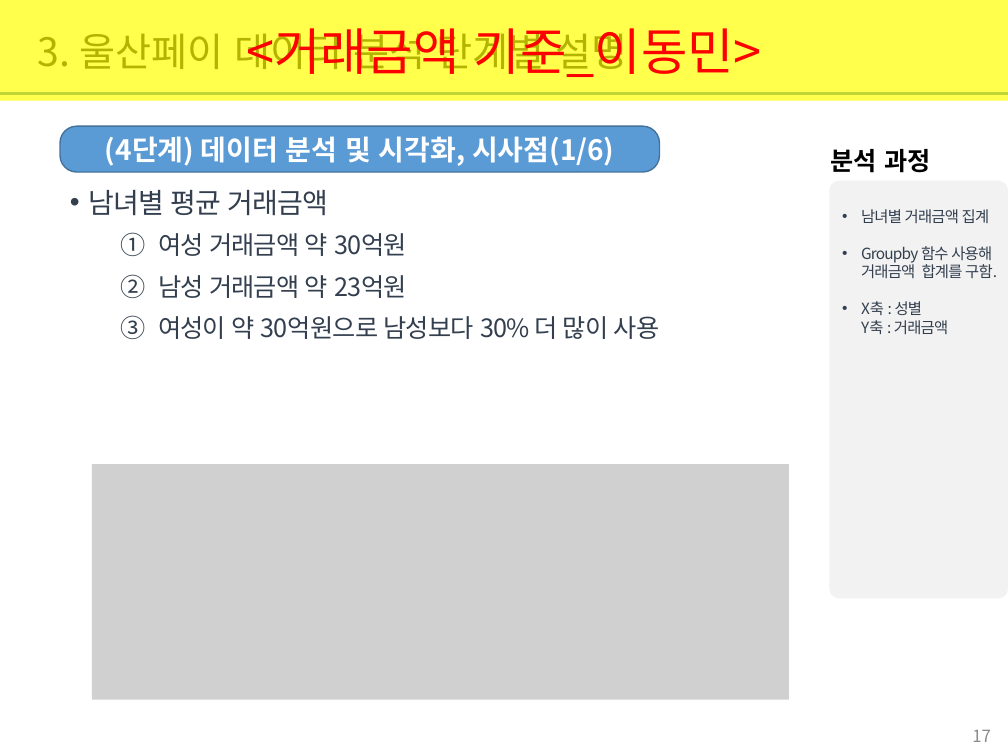
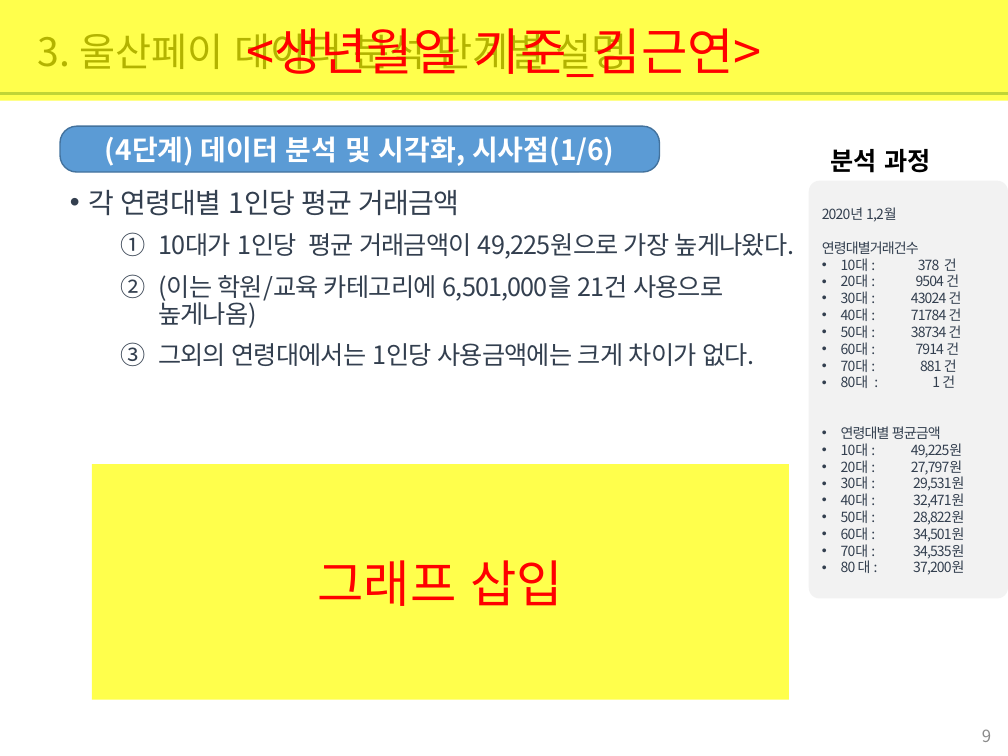
Before and after one commit to jamesjhk/Project_B, a slide deck: slide 9 of 빅데이터 기반 울산페이 사용 분석 보고서_ProjectB.pptx (slide 17 before the commit). Drawn at 1008x756 pixels with LibreOffice and Linux fonts; fonts in the diff are those of the drawing; grey boxes stand for pictures. Boxes give left, top, right and bottom in pixels: in the first picture for what was removed or moved away, otherwise in the second. Text is boxed around its words. In the diff, an @@ line names an element or a change of style, - is before the commit and + after.

Commit message:
연령별 추가ppt

```diff
--- a/빅데이터 기반 울산페이 사용 분석 보고서_ProjectB.pptx
+++ b/빅데이터 기반 울산페이 사용 분석 보고서_ProjectB.pptx
@@ text in rectangle at (246, 28, 762, 77): text changed @@
-<거래금액 기준_이동민>
+<생년월일 기준_김근연>
@@ text at (89, 190, 459, 216): text changed @@
-• 남녀별 평균 거래금액
+• 각 연령대별 1인당 평균 거래금액
@@ rounded rectangle "2020년 1,2월 연령대별거래건수": place and size @@
-rounded rectangle "2020년 1,2월 연령대별거래건수" at (830, 180, 1008, 599)
+rounded rectangle "2020년 1,2월 연령대별거래건수" at (808, 180, 1008, 599)
@@ text in rounded rectangle at (822, 207, 964, 575): text changed; size 11 to 10 pt @@
-• 남녀별 거래금액 집계
-• Groupby 함수 사용해 거래금액 합계를 구함.
-• X축 : 성별
-  Y축 : 거래금액
+  2020년 1,2월 연령대별거래건수
+  • 10대 : 378 건
+  • 20대 : 9504 건
+  • 30대 : 43024 건
+  • 40대 : 71784 건
+  • 50대 : 38734 건
+  • 60대 : 7914 건
+  • 70대 : 881 건
+  • 80대 : 1 건
+  • 연령대별 평균금액
+  • 10대 : 49,225원
+  • 20대 : 27,797원
+  • 30대 : 29,531원
+  • 40대 : 32,471원
+  • 50대 : 28,822원
+  • 60대 : 34,501원
+  • 70대 : 34,535원
+  • 80 대 : 37,200원
@@ text at (158, 233, 795, 366): text changed @@
-  1. 여성 거래금액 약 30억원
-  2. 남성 거래금액 약 23억원
-  3. 여성이 약 30억원으로 남성보다 30% 더 많이 사용
+  1. 10대가 1인당 평균 거래금액이 49,225원으로 가장 높게나왔다.
+  2. (이는 학원/교육 카테고리에 6,501,000을 21건 사용으로 높게나옴)
+  3. 그외의 연령대에서는 1인당 사용금액에는 크게 차이가 없다.
@@ picture removed at (92, 464, 789, 700) @@
@@ rectangle added at (92, 464, 789, 700), fill #FFFF00 at 70% opacity, 36 pt, text #FF0000 @@
+그래프 삽입
@@ page number at (982, 729, 991, 742): text changed @@
-17
+9
```
Also in this commit, not shown: 6 other slides changed, 3 slides added, 2 slides removed.
